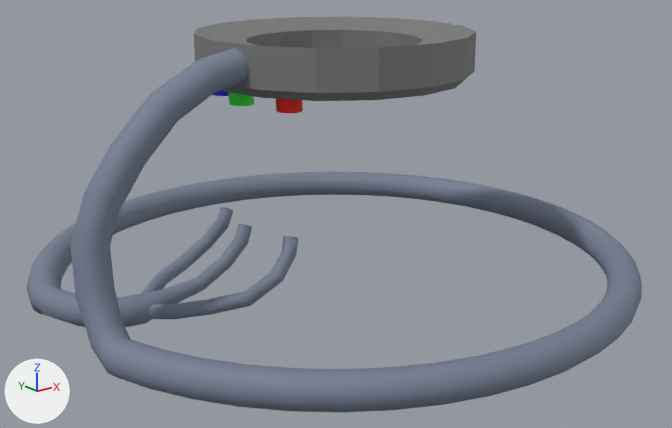
Before and after pictures for a commit that changed the FBX model TheLoop/Assets/Models/Tubes 1.fbx.
The view is the same before and after, from a 50 mm lens placed at (-33.1, -41.5, 15.6), pointed at (-0.5, -0.7, -0.8). Lighting does not change. The marker at lower left points along +X, +Y and +Z.
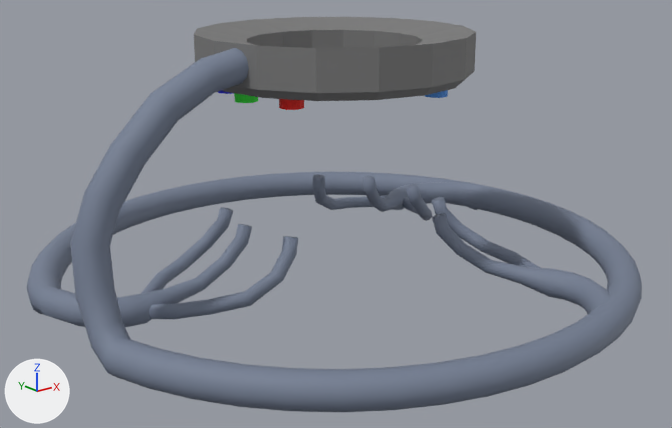
Changed parts and their boxes [x1, y1, x2, y2] in the pictures (672 x 428 px; the box of a moved part takes in the faces that stretch with it):
part 1 of me_cylinder_008, added
    after: [424, 90, 448, 98]
part 2 of me_cylinder_008, added (blue)
    after: [402, 184, 432, 221]
part 3 of me_cylinder_008, added (blue)
    after: [313, 174, 388, 210]
part 4 of me_cylinder_008, added (blue)
    after: [432, 197, 541, 268]
part 5 of me_cylinder_008, added (blue)
    after: [363, 176, 477, 212]
part 6 of me_cylinder_008, added (blue)
    after: [432, 214, 610, 314]
part 7 of me_cylinder_008, moved or reshaped
    before: [212, 90, 303, 113]
    after: [218, 90, 304, 110]

Diff of the bpy script that builds the scene:
```diff
--- a/TheLoop/Assets/Models/Tubes 1.fbx.py
+++ b/TheLoop/Assets/Models/Tubes 1.fbx.py
@@ me_cylinder_008 @@
-me_cylinder_008.from_pydata(...)  # 1308 vertices, 1227 faces; spans x -17.2..17.8, y -17.8..17.8, z -4.7..9.8
+me_cylinder_008.from_pydata(...)  # 2316 vertices, 2093 faces; spans x -17.2..17.8, y -17.8..17.8, z -4.8..9.8
+# me_cylinder_008 part 1: the loose piece of 64 vertices spanning x -6.1..-4.8, y -3.8..-2.5, z 6.4..7.6 is copied, and the copy is turned 90 degrees about the z axis through its middle and scaled by 0.95, then moved by (8.5, -2.0, 0.1), in mat_material_015 (blue #5093e7); it spans x 2.4..3.6, y -5.8..-4.6, z 6.5..7.6
+# me_cylinder_008 part 2: the loose piece of 112 vertices spanning x -12.9..-5.1, y -0.1..3.9, z -4.1..-0.4 is copied, and the copy is turned -149.5 degrees about the z axis through the mesh origin; it spans x 6.0..11.5, y -0.3..6.6, z -4.1..-0.4
+# me_cylinder_008 part 3: the loose piece of 112 vertices spanning x -12.9..-5.1, y -3.9..0.1, z -4.1..-0.4 is copied, and the copy is turned -149.5 degrees about the z axis through the mesh origin; it spans x 2.7..11.1, y 5.2..7.8, z -4.1..-0.4
+# me_cylinder_008 part 4: the loose piece of 112 vertices spanning x -12.9..-5.1, y -3.9..0.1, z -4.1..-0.4 is copied, and the copy is turned 121.6 degrees about the z axis through the mesh origin; it spans x 5.2..8.0, y -10.9..-2.6, z -4.1..-0.4
+# me_cylinder_008 part 5: a new loose piece of 176 vertices spanning x 5.1..16.9, y 2.8..7.7, z -4.8..-0.4, in mat_material_001 (blue #757f94)
+# me_cylinder_008 part 6: a new loose piece of 176 vertices spanning x 2.9..7.9, y -16.8..-5.0, z -4.5..-0.4, in mat_material_001 (blue #757f94)
+# me_cylinder_008 part 7
+# 4 vertices are removed from x -5.1, y -3.7..3.7, z 6.4..7.6
+# 14 faces are deleted
+# 32 vertices in x -6.8..-5.8, y -0.5..0.5, z 6.4..7.3 move by (0.3, 0.0, 0.1)
+# 17 vertices in x -6.9..-4.9, y 0.3..3.4, z 6.4..7.3 move by (0.3, -0.1, 0.1)
+# 17 vertices in x -6.9..-4.9, y -3.4..-0.3, z 6.4..7.3 move by (0.3, 0.1, 0.1)
+# 15 vertices in x -6.1..-5.0, y -3.8..-2.6, z 6.4..7.3 move by (0.3, 0.2, 0.1)
+# 15 vertices in x -6.1..-5.0, y 2.6..3.8, z 6.4..7.3 move by (0.3, -0.2, 0.1)
+# 10 vertices in x -5.7..-4.8, y -3.8..-2.7, z 6.4..7.3 move by (0.2, 0.2, 0.1)
+# 80 vertices move from x -7.0..-4.8, y -3.8..3.8, z 6.4..7.6 to x -6.6..-4.6, y -3.6..3.6, z 6.5..7.6
+# 4 vertices are added at (-4.7, -3.4, 6.5), (-4.7, -3.4, 7.6), (-4.7, 3.4, 6.5), (-4.7, 3.4, 7.6)
+# 7 new faces join them, mat_material_002 (red #e71402)
+# 7 new faces join them, mat_material_004 (blue #2625e7)
 me_cylinder_008.materials.append(mat_material)
@@ me_cylinder_008 @@
 me_cylinder_008.materials.append(mat_material_004)
+me_cylinder_008.materials.append(mat_material_011)  # orange #e77f37
+me_cylinder_008.materials.append(mat_material_012)  # red #e74144
+me_cylinder_008.materials.append(mat_material_013)  # pink #e75e92
+me_cylinder_008.materials.append(mat_material_014)  # purple #c15fe7
+me_cylinder_008.materials.append(mat_material_015)  # blue #5093e7
```
